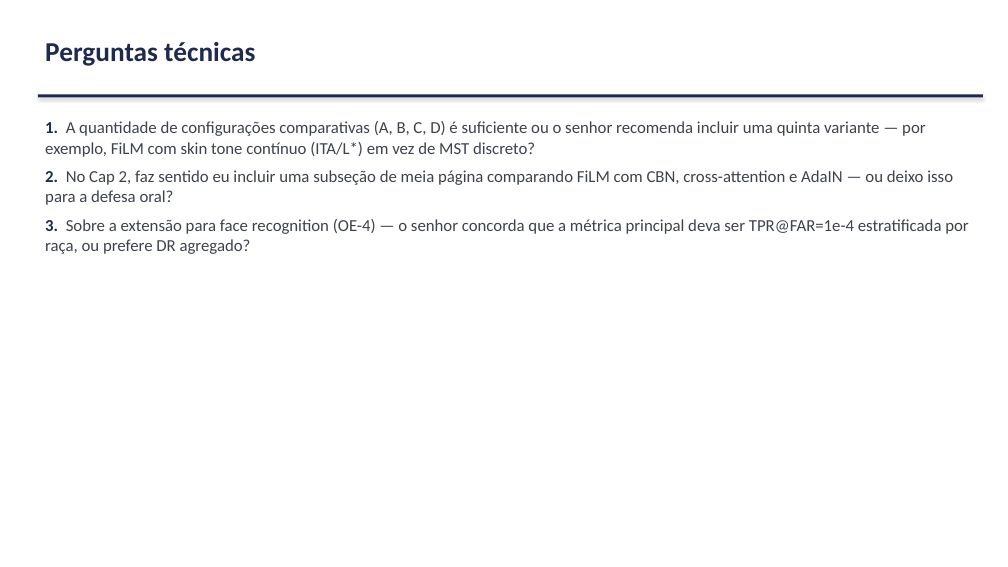
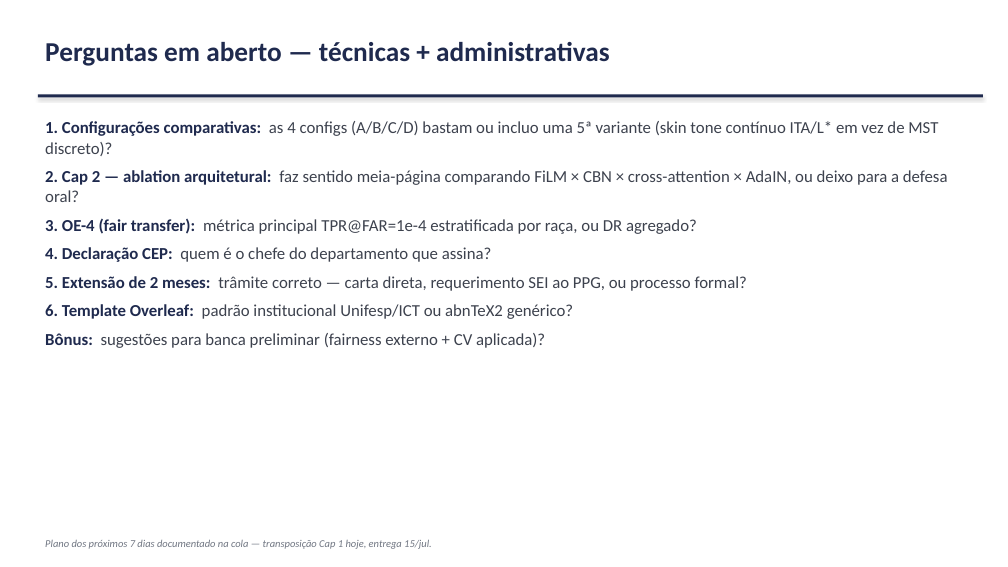
Before and after one commit to marcellozzetti/Facial-Recognition-Models-Mitigating-Bias, a slide deck: slide 20 of docs/ativo/material_reuniao_orientador_2026-07-08.pptx (slide 23 before the commit). Drawn at 1008x567 pixels with LibreOffice and Linux fonts; fonts in the diff are those of the drawing. Boxes give left, top, right and bottom in pixels: in the first picture for what was removed or moved away, otherwise in the second. Text is boxed around its words. In the diff, an @@ line names an element or a change of style, - is before the commit and + after.

```diff
--- a/docs/ativo/material_reuniao_orientador_2026-07-08.pptx
+++ b/docs/ativo/material_reuniao_orientador_2026-07-08.pptx
@@ text at (45, 42, 610, 66): text changed @@
-Perguntas técnicas
+Perguntas em aberto — técnicas + administrativas
@@ text at (45, 121, 948, 348): text changed @@
-1. A quantidade de configurações comparativas (A, B, C, D) é suficiente ou o senhor recomenda incluir uma quinta variante — por exemplo, FiLM com skin tone contínuo (ITA/L*) em vez de MST discreto?
-2. No Cap 2, faz sentido eu incluir uma subseção de meia página comparando FiLM com CBN, cross-attention e AdaIN — ou deixo isso para a defesa oral?
-3. Sobre a extensão para face recognition (OE-4) — o senhor concorda que a métrica principal deva ser TPR@FAR=1e-4 estratificada por raça, ou prefere DR agregado?
+1. Configurações comparativas: as 4 configs (A/B/C/D) bastam ou incluo uma 5ª variante (skin tone contínuo ITA/L* em vez de MST discreto)?
+2. Cap 2 — ablation arquitetural: faz sentido meia-página comparando FiLM × CBN × cross-attention × AdaIN, ou deixo para a defesa oral?
+3. OE-4 (fair transfer): métrica principal TPR@FAR=1e-4 estratificada por raça, ou DR agregado?
+4. Declaração CEP: quem é o chefe do departamento que assina?
+5. Extensão de 2 meses: trâmite correto — carta direta, requerimento SEI ao PPG, ou processo formal?
+6. Template Overleaf: padrão institucional Unifesp/ICT ou abnTeX2 genérico?
+Bônus: sugestões para banca preliminar (fairness externo + CV aplicada)?
@@ text added at (45, 540, 432, 549), 10 pt, text #707682, italic @@
+Plano dos próximos 7 dias documentado na cola — transposição Cap 1 hoje, entrega 15/jul.
```
Also in this commit, not shown: 5 other slides changed, 2 slides added, 7 slides removed, 1 other file.
